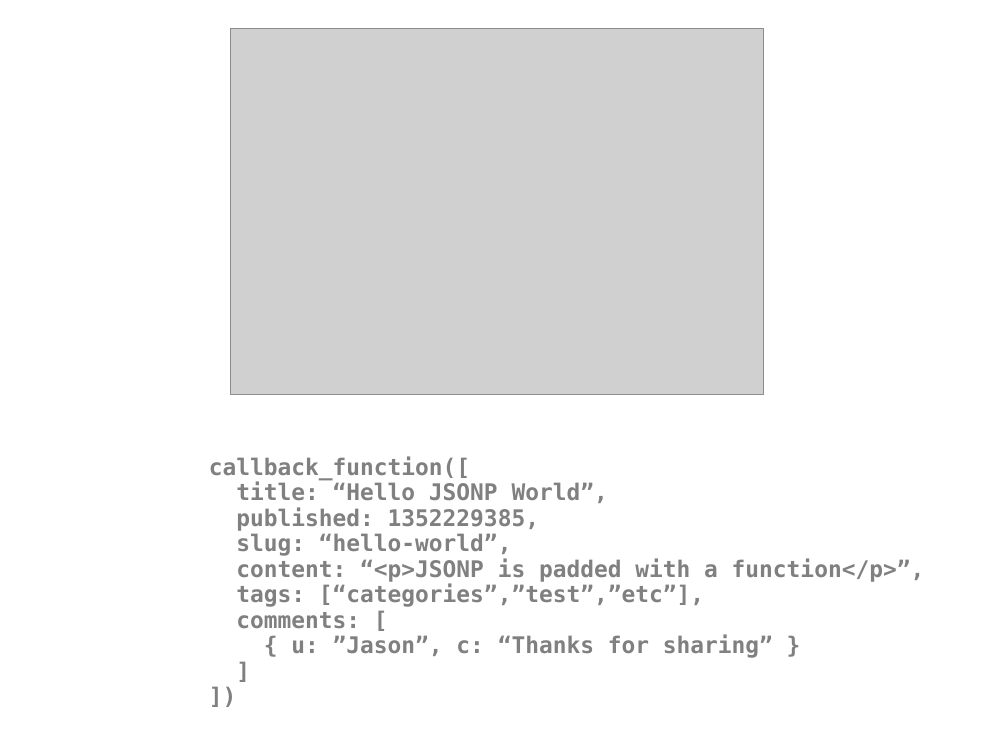
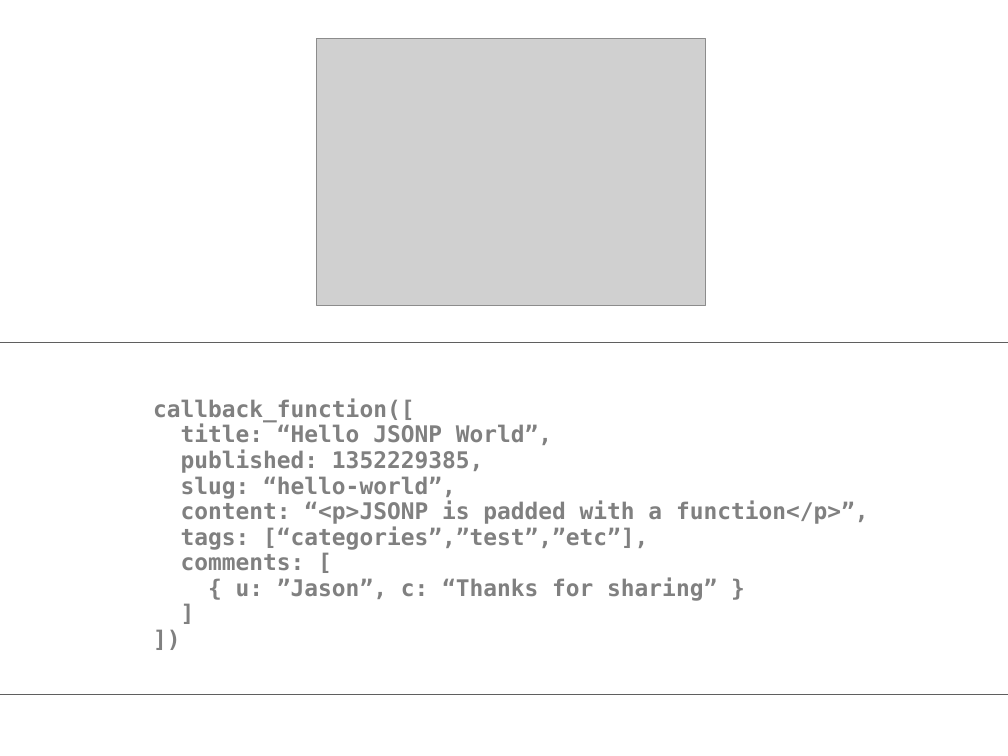
Before and after one commit to meghangill/klmugs, a slide deck: slide 9 of presentations/klmug-11/JSON.pptx. Drawn at 1008x756 pixels with LibreOffice and Linux fonts; fonts in the diff are those of the drawing; grey boxes stand for pictures; background and template pictures are left out. Boxes give left, top, right and bottom in pixels: in the first picture for what was removed or moved away, otherwise in the second. Text is boxed around its words. In the diff, an @@ line names an element or a change of style, - is before the commit and + after.

```diff
--- a/presentations/klmug-11/JSON.pptx
+++ b/presentations/klmug-11/JSON.pptx
@@ picture: place and size @@
-picture at [231,28,763,395]
+picture at [316,38,705,306]
@@ rectangle added at [0,342,1008,695], fill #FFFFFF, outline #5F5F5F 0.75 pt @@
@@ text "callback_function([": place and size @@
-text "callback_function([" at [209,456,925,658]
+text "callback_function([" at [153,398,869,601]
```
Also in this commit, not shown: 6 other slides changed, 10 slides added, 6 slides removed, 2 other files.
